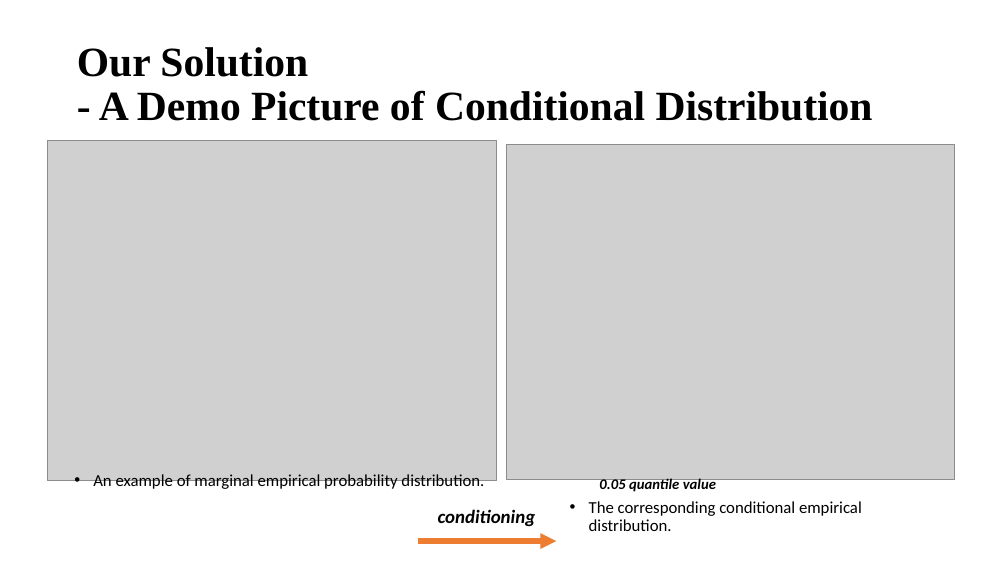
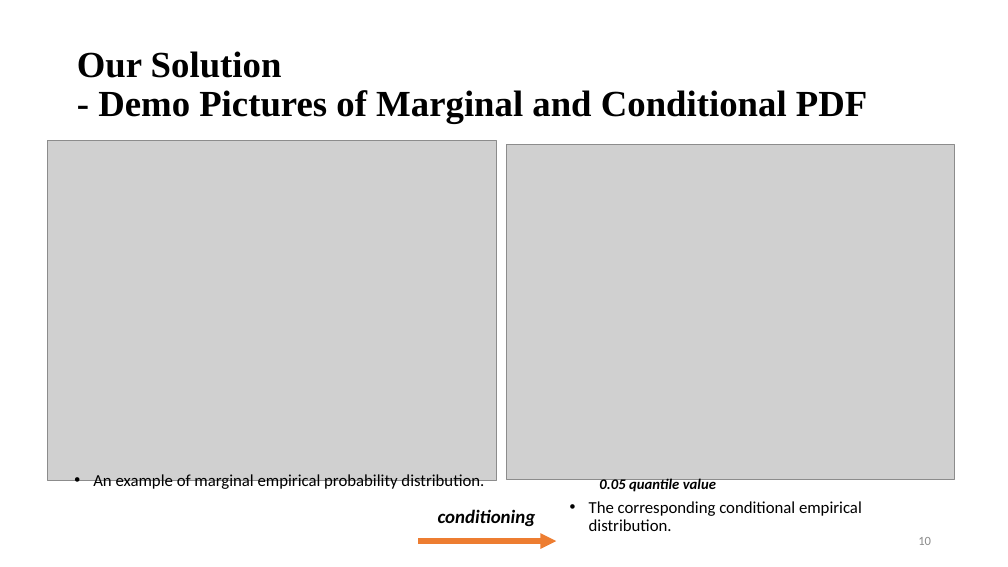
Before and after one commit to williamzheng0711/online-cdf-streaming, a slide deck: slide 10 of ESTR4999_Notes/ESTR4999_Presentation.pptx (slide 9 before the commit). Drawn at 1008x567 pixels with LibreOffice and Linux fonts; fonts in the diff are those of the drawing; grey boxes stand for pictures. Boxes give left, top, right and bottom in pixels: in the first picture for what was removed or moved away, otherwise in the second. Text is boxed around its words. In the diff, an @@ line names an element or a change of style, - is before the commit and + after.

```diff
--- a/ESTR4999_Notes/ESTR4999_Presentation.pptx
+++ b/ESTR4999_Notes/ESTR4999_Presentation.pptx
@@ title at (77, 51, 867, 124): text changed; size 39.6 to 35 pt @@
-Our Solution
-- A Demo Picture of Conditional Distribution
+Our Solution
+- Demo Pictures of Marginal and Conditional PDF
@@ page number added at (918, 537, 931, 545), 12 pt, text #8C8C8C @@
+10
```
Also in this commit, not shown: 15 other slides changed, 1 slide added.
